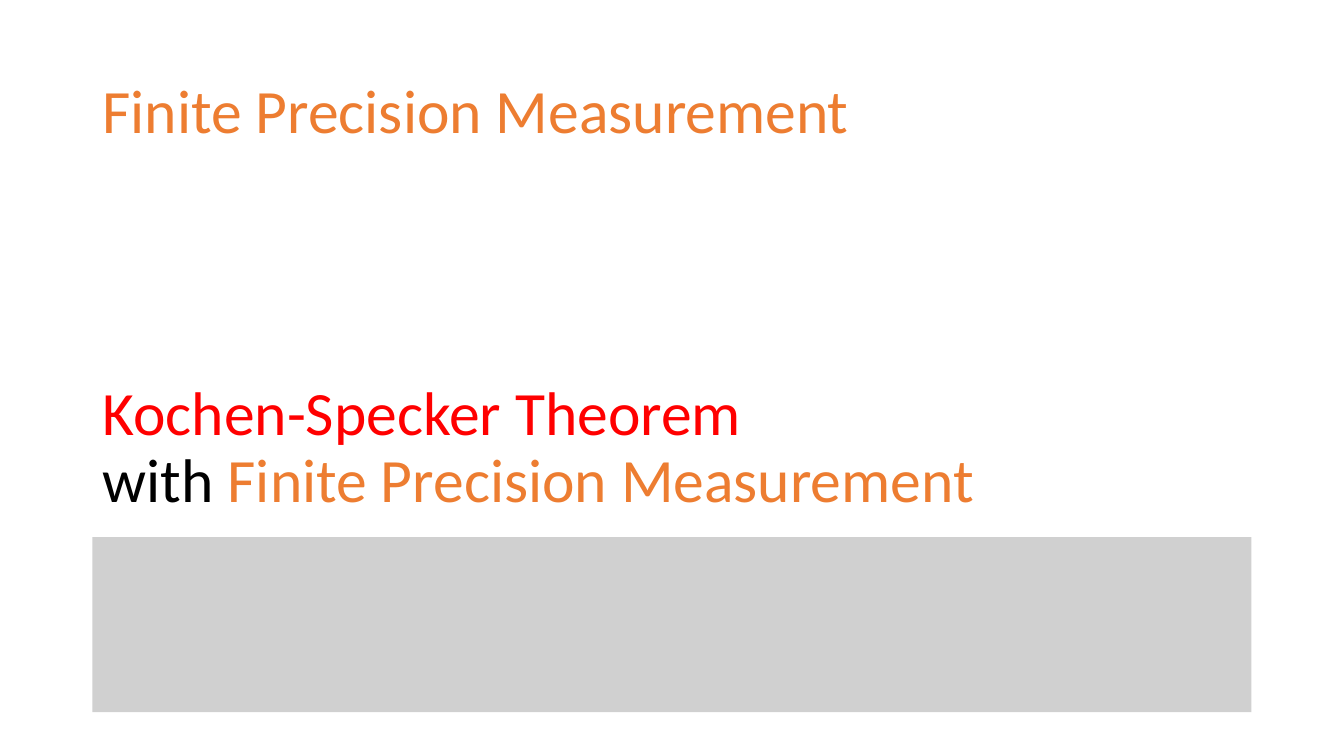
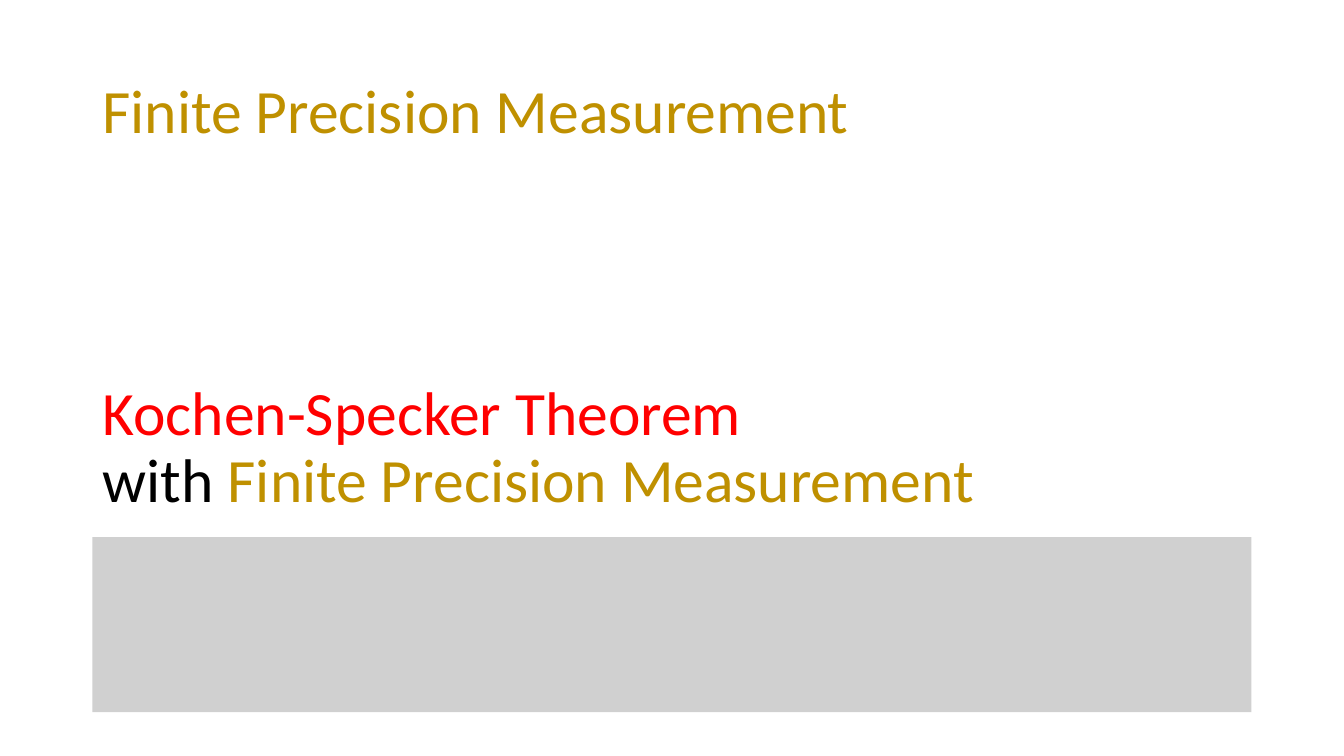
Before and after one commit to yuttai/Contextuality-and-Nonlocality-in-Discrete-Quantum-Theory, a slide deck: slide 20 of prop_short.pptm (slide 27 before the commit). Drawn at 1344x756 pixels with LibreOffice and Linux fonts; fonts in the diff are those of the drawing; grey boxes stand for pictures. Boxes give left, top, right and bottom in pixels: in the first picture for what was removed or moved away, otherwise in the second. Text is boxed around its words. In the diff, an @@ line names an element or a change of style, - is before the commit and + after.

```diff
--- a/prop_short.pptm
+++ b/prop_short.pptm
@@ title "Finite Precision Measurement" at [102,90,849,134]: text colour #ED7D31 to #BF9000 @@
@@ text "Kochen-Specker Theorem with Finite Precision ..." at [102,392,974,503]: text colour #ED7D31 to #BF9000 in "Finite Precision Measurement" @@
```
Also in this commit, not shown: 13 other slides changed, 1 slide added, 9 slides removed.
